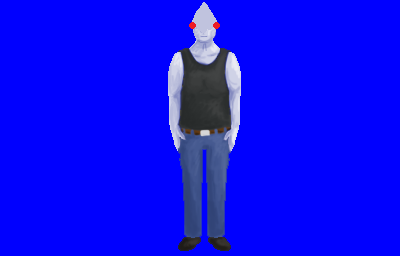
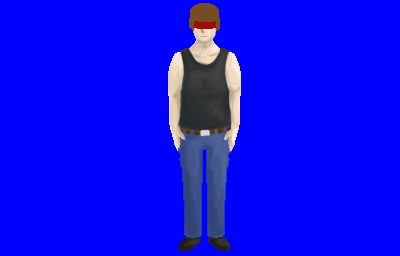
Before/after of a 400×256 layered artwork. What changed in the layer stack:
hid "Layer 0 copy" over bbox(168, 2, 241, 152)
added layer "Shape 1" above "Layer 0" over bbox(189, 3, 220, 31)
showed "Layer 0", painted on it over bbox(168, 2, 241, 152)
